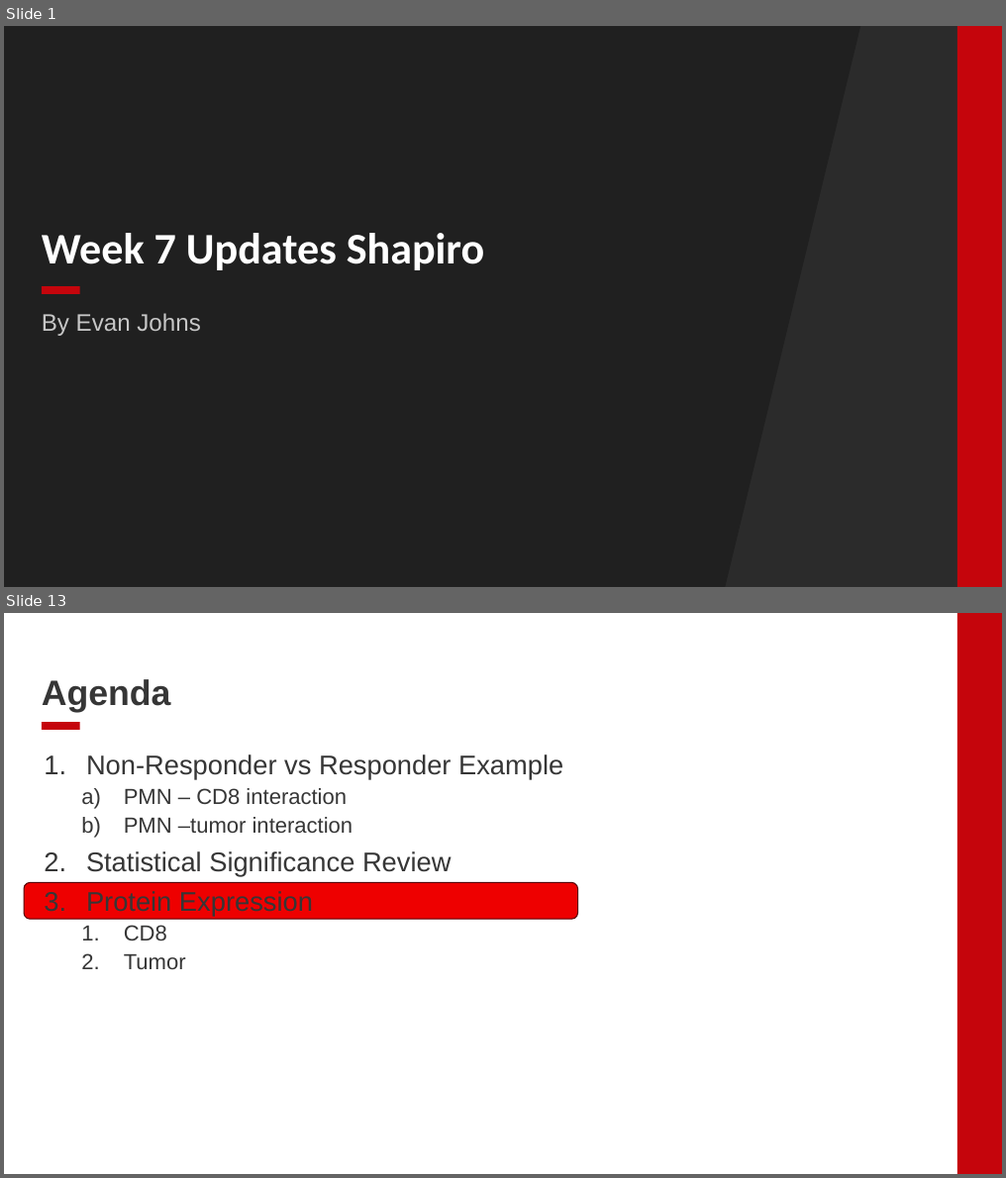
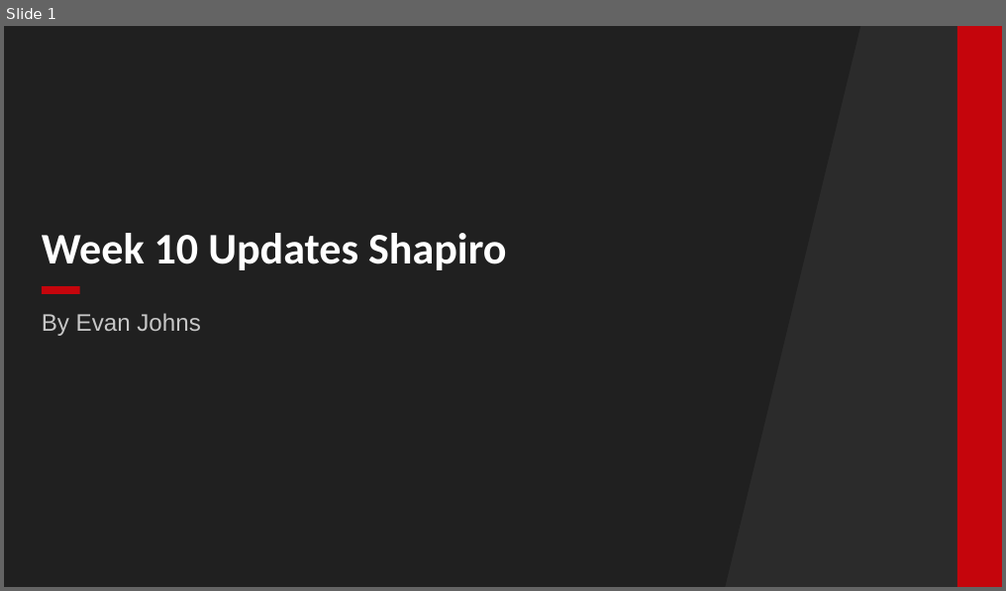
Before and after one commit to EDJohns/2025-Dinh-Lab-Research-Project, a slide deck: Shapiro 2025 Project/Weekly Updates/Week 7 Updates.pptx. Shown one above the other, each under a label of ours: slides 1 and 13 before the commit, slide 1 after it; the slides between them are not shown. The pictures are 1006x1178 and 1006x591 pixels, drawn with LibreOffice and Linux fonts; fonts in the diff are those of the drawing; background and template pictures are left out; a plain dark background stands for a picture behind light text. Boxes give left, top, right and bottom in pixels: in the first picture for what was removed or moved away, otherwise in the second. Text is boxed around its words. In the diff, an @@ line names an element or a change of style, - is before the commit and + after.

```diff
--- a/Shapiro 2025 Project/Weekly Updates/Week 7 Updates.pptx
+++ b/Shapiro 2025 Project/Weekly Updates/Week 7 Updates.pptx
@@ slide 13 removed at (4, 613, 1002, 1174), background #FFFFFF; not listed: 1 template element that a slide beside it also shows @@
@@ title removed at (42, 679, 171, 712) @@
-Agenda
@@ rectangle removed at (42, 722, 80, 730) @@
@@ text removed at (86, 755, 563, 969) @@
-1. Non-Responder vs Responder Example
-  a) PMN – CD8 interaction
-  b) PMN –tumor interaction
-2. Statistical Significance Review
-3. Protein Expression
-  1. CD8
-  2. Tumor
@@ rounded rectangle removed at (24, 882, 578, 919) @@
@@ slide 1 changed as well @@
@@ title at (42, 233, 506, 271): text changed @@
-Week 7 Updates Shapiro
+Week 10 Updates Shapiro
```
Also in this commit, not shown: 7 slides added, 18 other slides removed, 8 other files.
